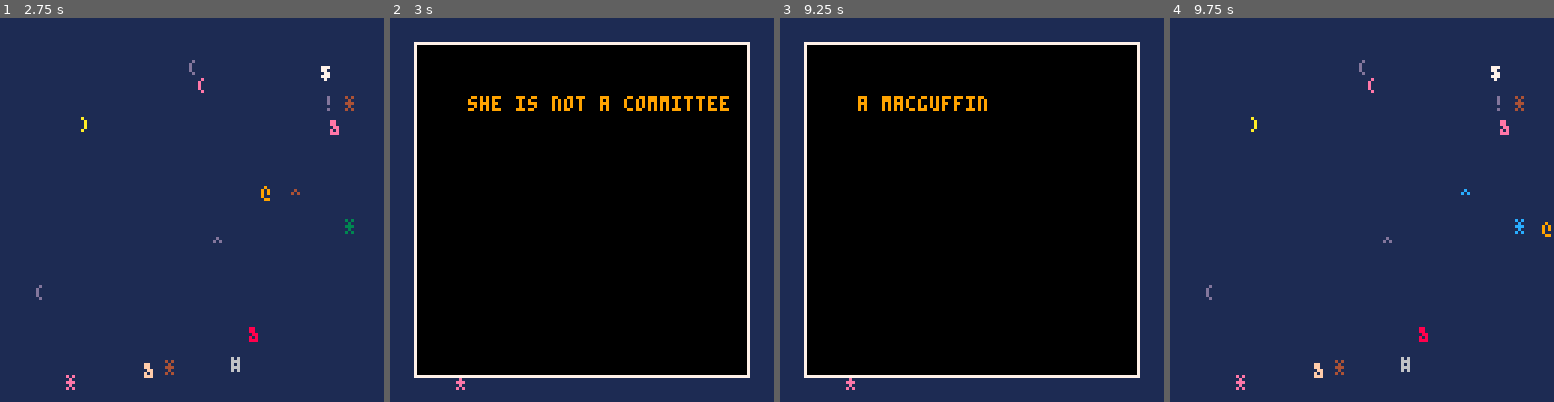
Above: before the commit, frames 1-4 (left to right).
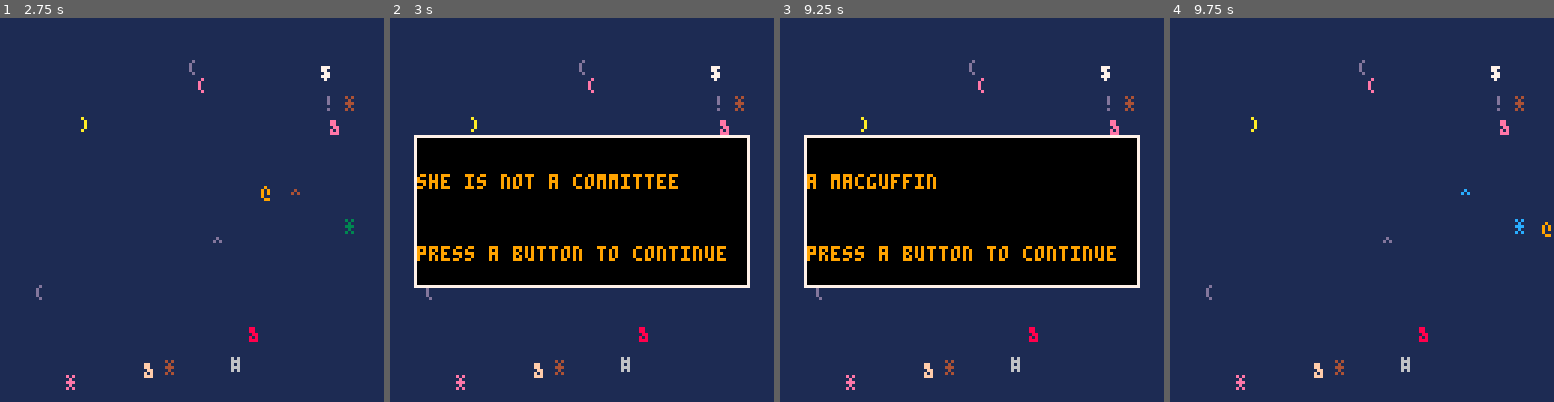
Above: after the commit, the same moments.

Repository: jmahoney/rfk-pico8
Game: PICO-8 cartridge rfk.p8
Same seed, same stepped clock (60 frames per second), same inputs: the game is played once before the commit and once after it.
Inputs:
- Up to frame 1 (2.75 s): tap X (X key) at 0.33, 1.07, 1.85 s; tap O (Z key) at 0.7, 1.7, 2.1, 2.5 s; hold Right 1.6-2.1 s; hold Up 2.15-2.42 s; hold Right from 2.47 s (still down)
- Up to frame 2 (3 s): keep holding Right; tap O (Z key) at 2.9 s; tap X (X key) at 2.97 s
- Up to frame 3 (9.25 s): release Right at 3.03 s; hold Left 3.08-3.58 s; tap O (Z key) every 0.4 s from 3.3 to 8.9 s; hold Down 3.63-3.97 s; hold Right 4.02-4.68 s; tap X (X key) every 1.12 s from 4.08 to 8.55 s; hold Up 4.73-5.03 s; hold Left 5.08-5.68 s; hold Down 5.73-6.03 s; hold Right 6.08-6.58 s; hold Right 6.63-7.13 s; hold Up 7.18-7.45 s; hold Right 7.5-8.07 s; hold Left 8.12-8.62 s; hold Down 8.67-9 s; hold Right from 9.05 s (still down)
- Up to frame 4 (9.75 s): tap O (Z key) at 9.3, 9.7 s; tap X (X key) at 9.67 s; release Right at 9.72 s

Frame 1 is identical in both runs. In frame 2, 45% of the frame differs, in the area x 6-94%, y 6-94%; in frame 3, 45%; in frame 4, nothing differs.

Commit message:
working on text formatting

Diff:
--- a/rfk.p8
+++ b/rfk.p8
@@ -35,7 +35,7 @@
         add(items, create_item(nki))
     end
 
-    kitten = create_item("kitten")
+    kitten = create_item({"kitten"})
     kitten.is_kitten = true
 
     add(items, kitten)
@@ -43,34 +43,34 @@
 
 function _non_kitten_items()
     local non_kitten_items = {
-        "it's an empty box",
-        "it's an broken crt monitor",
-        "you found a dog",
-        "a voucher $20 off hacksaws at joe's hardware",
-        "one prophylactic, soiled",
-        "he doesn't have time to discuss this with the committee",
-        "she is not a committee",
-        "a bag of oranges. you're allergic",
-        "underwear. 2 pair.",
-        "it's the 1977 greatest hits\ncompilation 'double platinum'\nby the rock band kiss",
-        "\"i pity the fool who mistakes me for kitten!\", sez mr. t.",
-        "a macguffin",
-        "the president of the united states",
-        "the ambassador to the federated states of micronesia",
-        "a topographical map of the south island of new zealand",
-        "a discarded can of fizz",
-        "seventeen goonies bubblegum cards",
-        "a thing your aunt gave you\nwhich you don't know what\nit is",
-        "a wetsuit",
-        "$10,000 in unmarked bills",
-        "a grumpy cat",
-        "a very enthusiastic dog",
-        "your common sense",
-        "a really good recipe for lasagne",
-        "two hundred angry bees",
-        "a patch of evil babies",
-        "'only forward'\nby Michael Marshall Smith",
-        "someone has printed out\nten years of\nalt.startrek.creative"
+        {"it's an empty box"},
+        {"it's an broken crt monitor"},
+        {"you found a dog"},
+        {"a voucher $20 off hacksaws", "at joe's hardware"},
+        {"one prophylactic, soiled"},
+        {"he doesn't have time to", "discuss this with", "the committee"},
+        {"she is not a committee"},
+        {"a bag of oranges.","you're allergic"},
+        {"underwear. 2 pair."},
+        {"it's the 1977 greatest hits","compilation 'double platinum'","by the rock band kiss"},
+        {"i pity the fool", "who mistakes me", "for kitten!"},
+        {"a macguffin"},
+        {"the president of the united states"},
+        {"the ambassador to the", "federated states","of micronesia"},
+        {"a topographical map of the south island of new zealand"},
+        {"a discarded can of fizz"},
+        {"seventeen goonies bubblegum cards"},
+        {"a thing your aunt gave you","which you don't know what","it is"},
+        {"a wetsuit"},
+        {"$10,000 in unmarked bills"},
+        {"a grumpy cat"},
+        {"a very enthusiastic dog"},
+        {"your common sense"},
+        {"a really good recipe for lasagne"},
+        {"two hundred angry bees"},
+        {"a patch of evil babies"},
+        {"only forward","by Michael Marshall Smith"},
+        {"someone has printed out","ten years of","alt.startrek.creative"}
     }
 
     return random_n_from_seq(non_kitten_items, 15)
@@ -100,9 +100,9 @@
     draw_robot()
 
     if kitten_found then
-        draw_kitten_found()
+        draw_message_box({"you found kitten","way to go robot!"},"press a button to play again")
     elseif non_kitten_item_found then
-        draw_non_kitten_item_found()
+        draw_message_box(current_non_kitten_item.description,"press a button to continue")
     end
 
     if (debug) then draw_debug() end
@@ -162,19 +162,25 @@
     print(item.glyph, item.x, item.y, color)
 end
 
-function draw_kitten_found()
-    draw_message_box()
-    print("you found kitten\nway to go robot!", 26, 26, 9)
-end
-
-function draw_message_box()
-    rect(8,8,119,119,7)
-    rectfill(9,9,118,118,0)
-end
-
-function draw_non_kitten_item_found()
-    draw_message_box()
-    print(current_non_kitten_item.description, 26, 26, 9)
+function draw_message_box(messages,continue_message)
+    local line_count = #messages
+    local box_height = (line_count * 6) + 44 --includes padding 42 + 2 for border
+    local box_width = 119
+    local top = (128-box_height)/2
+    local left = 8
+
+
+    rect(left,top,box_width,top+box_height,7)
+    rectfill(left+1,top+1,box_width-1,(top+box_height-1),0)
+    -- print(message, 26, 26, 9)
+
+    line_top = top + 1 + 12
+    for m in all(messages) do
+        print(m, left+1, line_top, 9)
+        line_top += 6
+    end
+    print(continue_message, left+1, line_top+18, 9)
+
 end
 
 function draw_robot()
